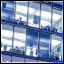
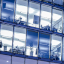
The second 64px x 64px image is a revision of the first. Changes to its layers:
removed layer "high" (was overlay, 64%) over box(1, 1, 63, 63)
removed layer "border" over box(0, 0, 64, 64)
